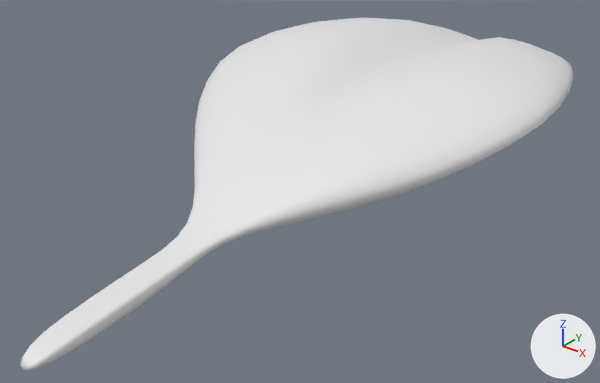
One commit to the Blender file Falling Leaves Loop Tutorial.blend: the scene before it, then after it.
Camera for both pictures: a camera (50 mm lens) standing at (1.55, -2.63, 1.22) and looking at (-0.06, -0.62, -0.03). The axes (+X, +Y, +Z) are drawn at lower right. The lights are the same throughout.
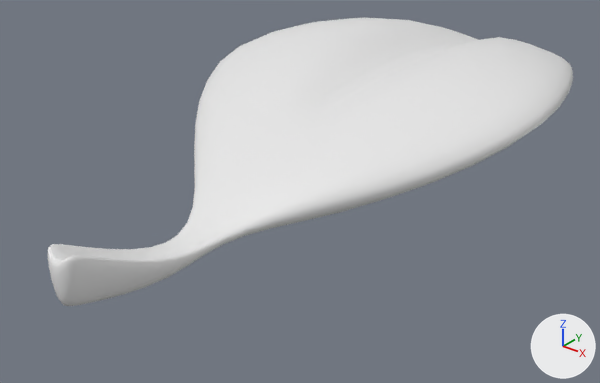
Location of each change, [x1, y1, x2, y2] in pixels of the pictures (600 x 383 px):
'Plane', reshaped (18% shorter): before [20, 18, 573, 370]; after [48, 18, 573, 306]
part 1 of me_plane, built on: before [20, 263, 170, 370]; after [48, 244, 177, 306]

Patch to the scene script:
```diff
--- a/Falling Leaves Loop Tutorial.blend.py
+++ b/Falling Leaves Loop Tutorial.blend.py
@@ me_plane @@
 # used by ob_plane; location = (0.0, 0.0, 0.0); scale = (0.749, 1.0, 1.0)
-me_plane.from_pydata(...)  # 48 vertices, 46 faces; spans x -1.0..1.0, y -1.81..1.03, z -0.1..0.47
+me_plane.from_pydata(...)  # 54 vertices, 52 faces; spans x -1.0..1.0, y -1.67..1.03, z -0.06..0.47
+# me_plane part 1
+# 8 faces are deleted
+# 6 vertices move from x -0.07..0.07, y -1.81..-1.77, z -0.1..0.0 to x -0.07..0.07, y -1.63, z 0.01..0.26
+# 6 vertices are added at (0.0, -1.66, 0.02), (0.0, -1.67, 0.17), (-0.07, -1.59, 0.11), (-0.07, -1.6, 0.24), (0.07, -1.6, 0.24), (0.07, -1.59, 0.11)
+# 14 new faces join them
```
